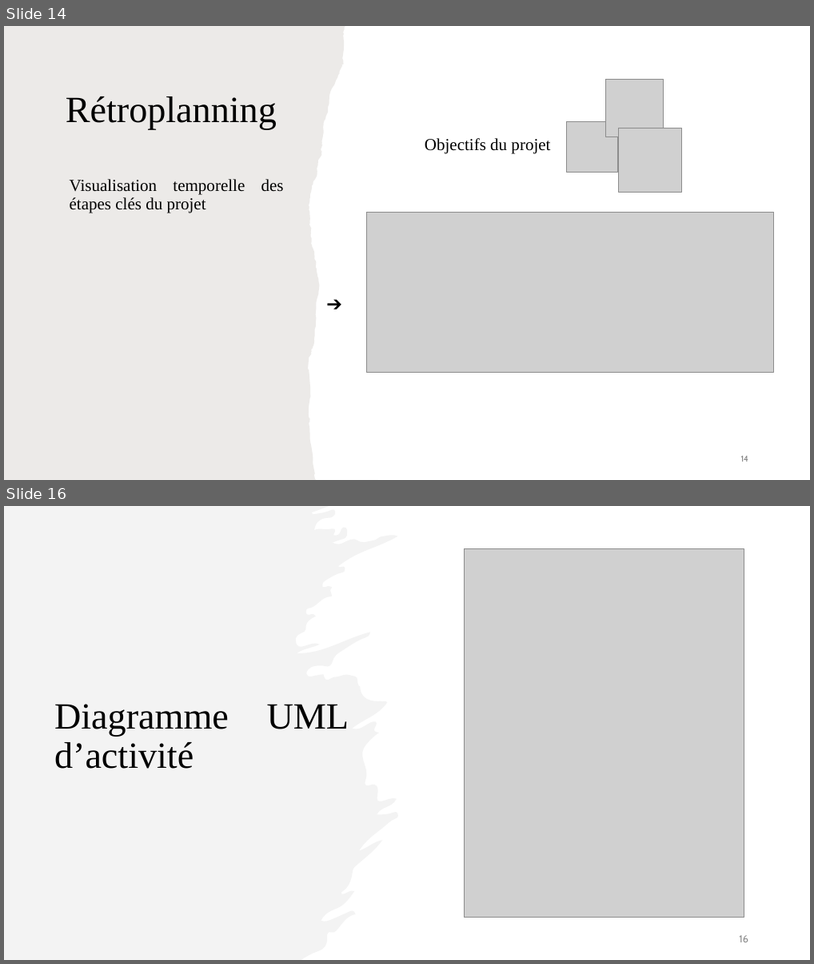
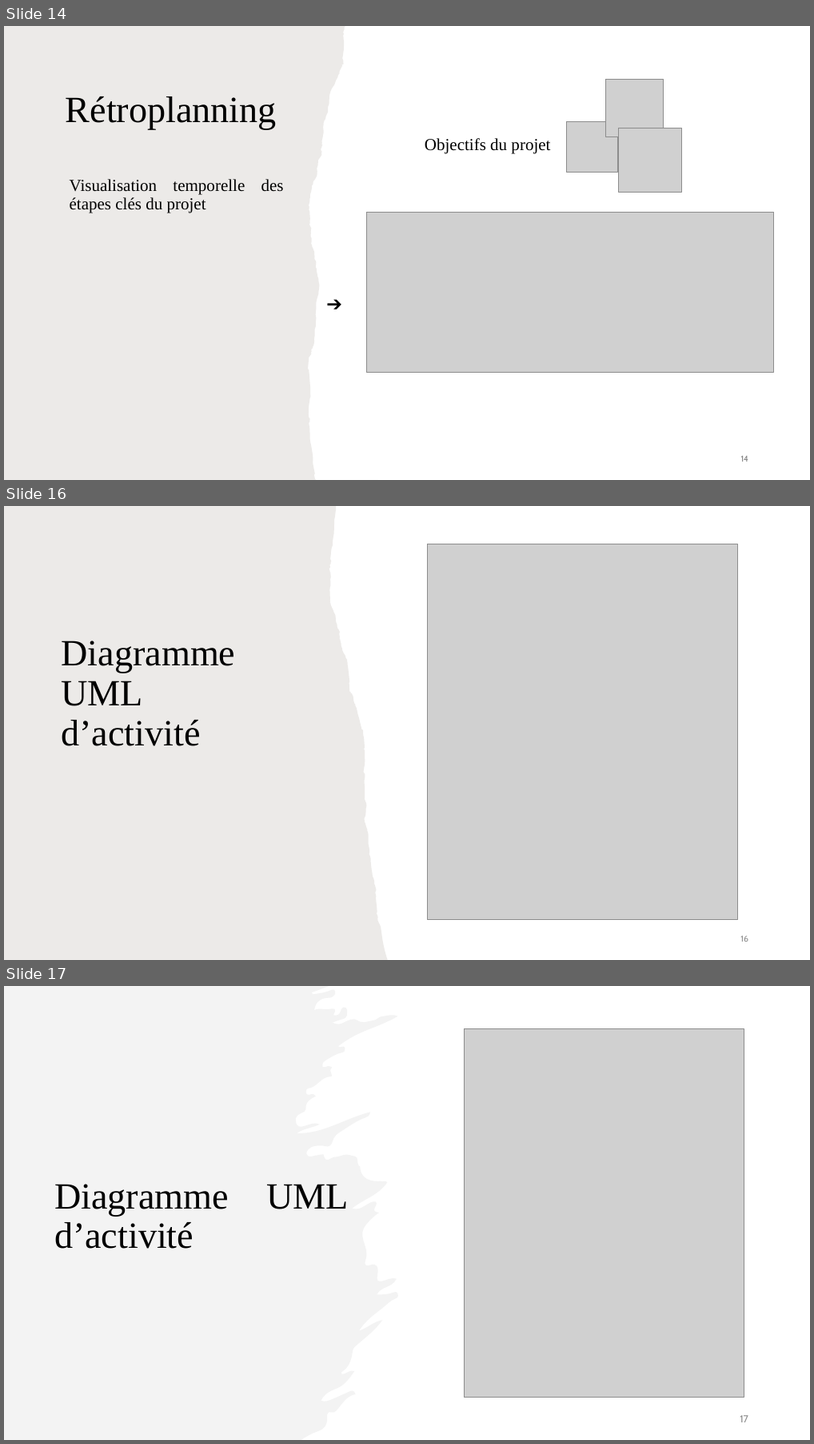
Before and after one commit to manelbenhamouda/projets-CDA, a slide deck: Diaporama_Haldan.pptx. Shown one above the other, each under a label of ours: slides 14 and 16 before the commit, slides 14, 16 and 17 after it; the slides between them are not shown. The pictures are 814x964 and 814x1444 pixels, drawn with LibreOffice and Linux fonts; fonts in the diff are those of the drawing; grey boxes stand for pictures. Boxes give left, top, right and bottom in pixels: in the first picture for what was removed or moved away, otherwise in the second. Text is boxed around its words. In the diff, an @@ line names an element or a change of style, - is before the commit and + after.

```diff
--- a/Diaporama_Haldan.pptx
+++ b/Diaporama_Haldan.pptx
@@ slide 16 added at (4, 506, 810, 960), background #FFFFFF @@
@@ freeform shape added at (4, 506, 388, 960), fill #82766A at 15% opacity @@
@@ picture added at (427, 544, 738, 919) @@
@@ title added at (61, 640, 235, 746), 44 pt, text #000000 @@
+Diagramme UML d’activité
@@ page number added at (741, 936, 749, 941), 10 pt, text #8C8C8C @@
+16
@@ what was slide 16 is now slide 17 @@
@@ page number at (740, 1415, 749, 1422): text changed @@
-16
+17
```
Also in this commit, not shown: 4 slides changed, 1 slide removed, 7 other files.
